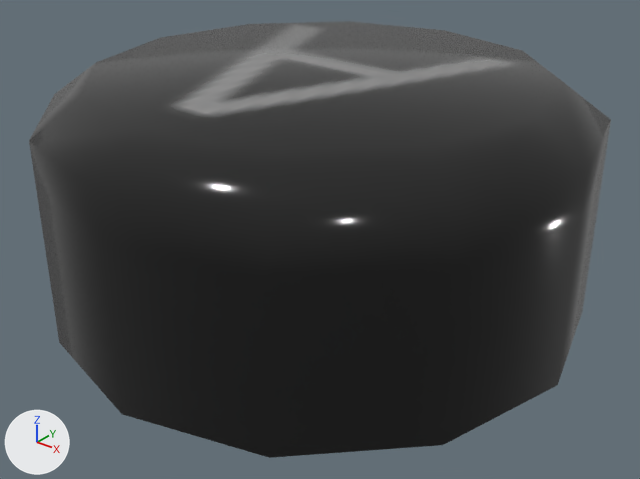
What one commit did to the FBX model interface/resources/meshes/controller/touch/touch_r_button_a.fbx.
One viewpoint serves both versions: a 50 mm lens placed at (0.01867, 0.00088, 0.00618), pointed at (0.00955, 0.01227, -0.00089). Lighting does not change. The marker at lower left points along +X, +Y and +Z.

Names of what the first picture shows: 'surface_PLY.001'.
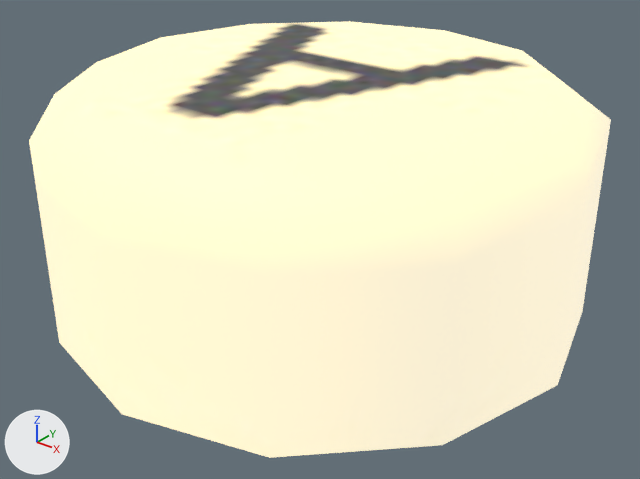
Commit message: Fix emissive channel on touch models

The change, as a list of edits to the scene's bpy script:
```text
Add img_r_controller_highlight_dif_jpg:
    img_r_controller_highlight_dif_jpg = load_image('R_controller-highlight_DIF.jpg', '_unpacked/R_controller-highlight_DIF.jpg', 768, 768, 'Non-Color')
Add mat_highlight:
    mat_highlight = bpy.data.materials.new('highlight')
    # uses the picture img_r_controller_highlight_dif_jpg
Change me_untitled_008:
    where me_untitled_008.from_pydata(...)  # 49 vertices, 48 faces; spans x 0.0044..0.01422, y 0.00768..0.0175, z -0.00222..0.00212
    remove me_untitled_008.materials.append(mat_gloss)  # picture img_r_controller_dif_jpg
    add me_untitled_008.materials.append(mat_highlight)
```

Changed parts and their boxes (x1, y1, x2, y2) in the pictures (640 x 479 px):
'surface_PLY.001', recoloured
    both: (29, 21, 611, 458)
